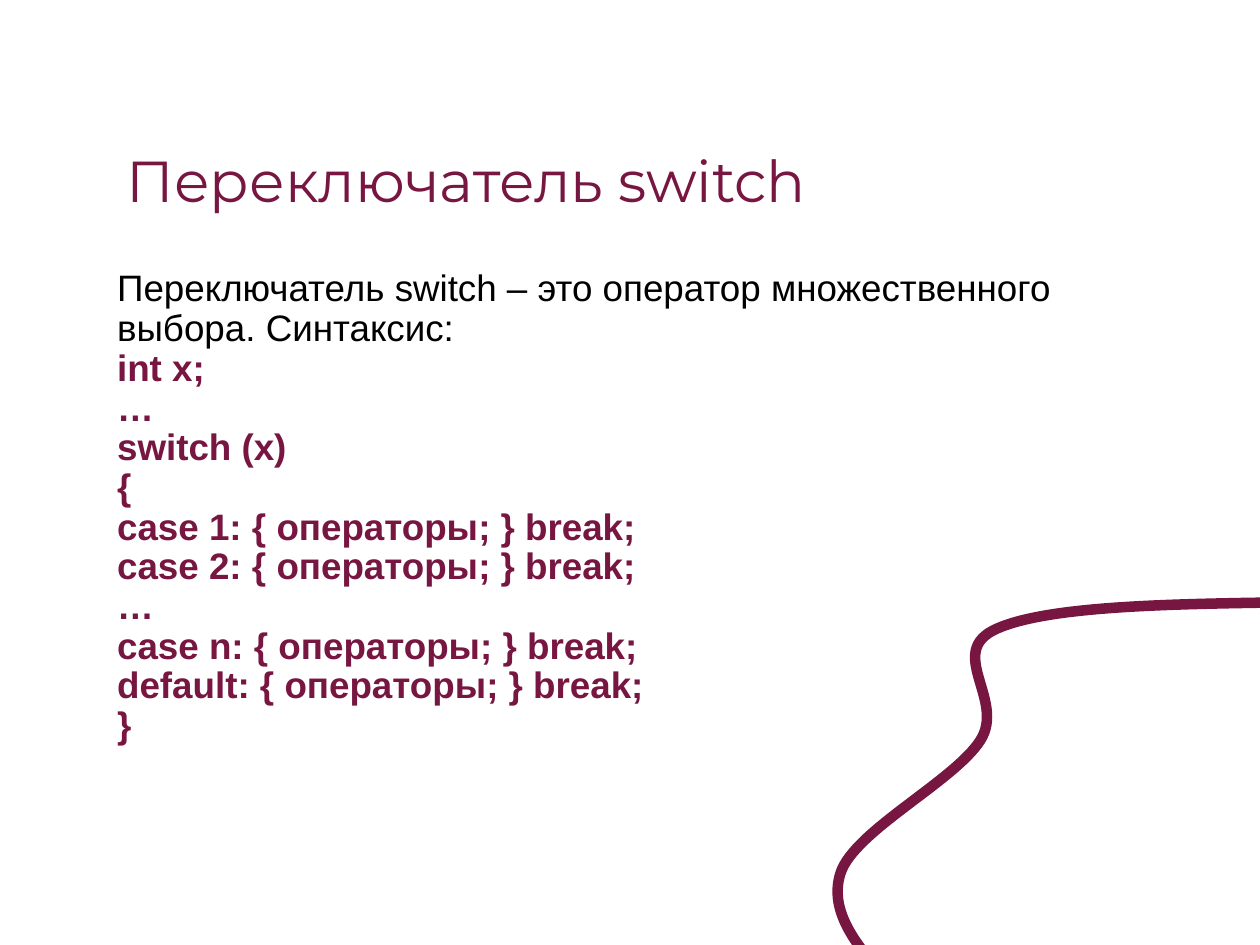
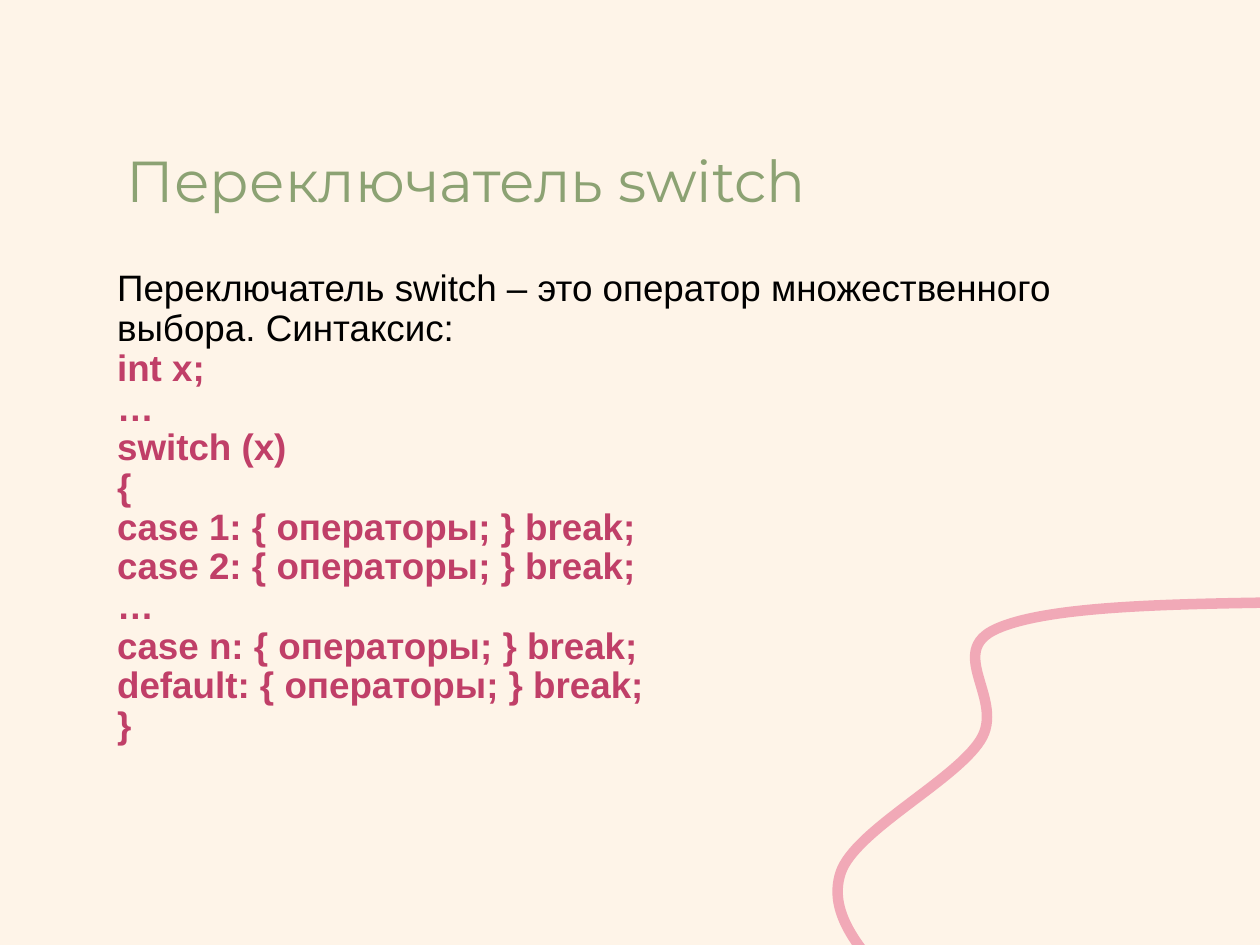
Before and after one commit to Svetlana184/SecondCourse, a slide deck: slide 16 of Презентация по программирвоанию _ Условный оператор в C#_.ppt (slide 12 before the commit). Drawn at 1260x945 pixels with LibreOffice and Linux fonts; fonts in the diff are those of the drawing. Boxes give left, top, right and bottom in pixels: in the first picture for what was removed or moved away, otherwise in the second. Text is boxed around its words. In the diff, an @@ line names an element or a change of style, - is before the commit and + after.

```diff
--- a/Презентация по программирвоанию _ Условный оператор в C#_.ppt
+++ b/Презентация по программирвоанию _ Условный оператор в C#_.ppt
@@ background #FFFFFF to #FEF4E8 @@
@@ title "Переключатель switch" at <box>126,159,806,213</box>: text colour #781642 to #8CA273 @@
@@ text at <box>117,354,643,706</box>: text colour #781642 to #C03F68 in "int x;", "…", "switch (x)", "{" and 6 more places @@
@@ freeform shape at <box>819,522,1260,945</box>: outline #781642 6.01 pt to #F1A9B7 6.01 pt @@
```
Also in this commit, not shown: 15 other slides changed, 5 slides added, 1 slide removed, 2 other files.
